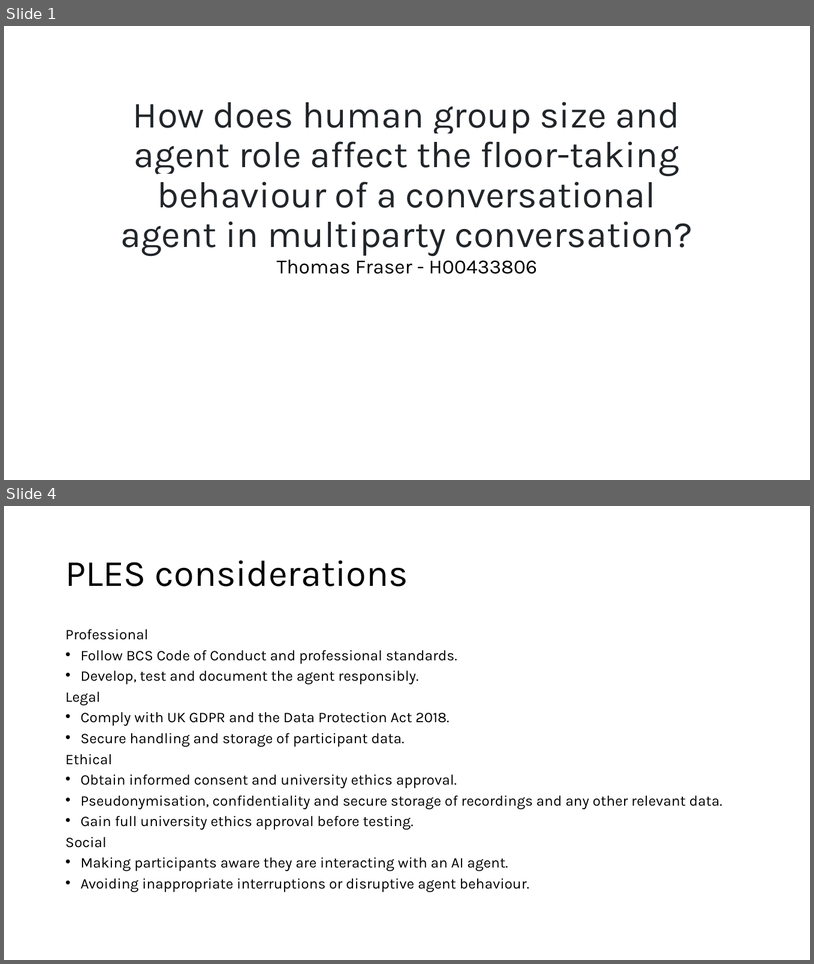
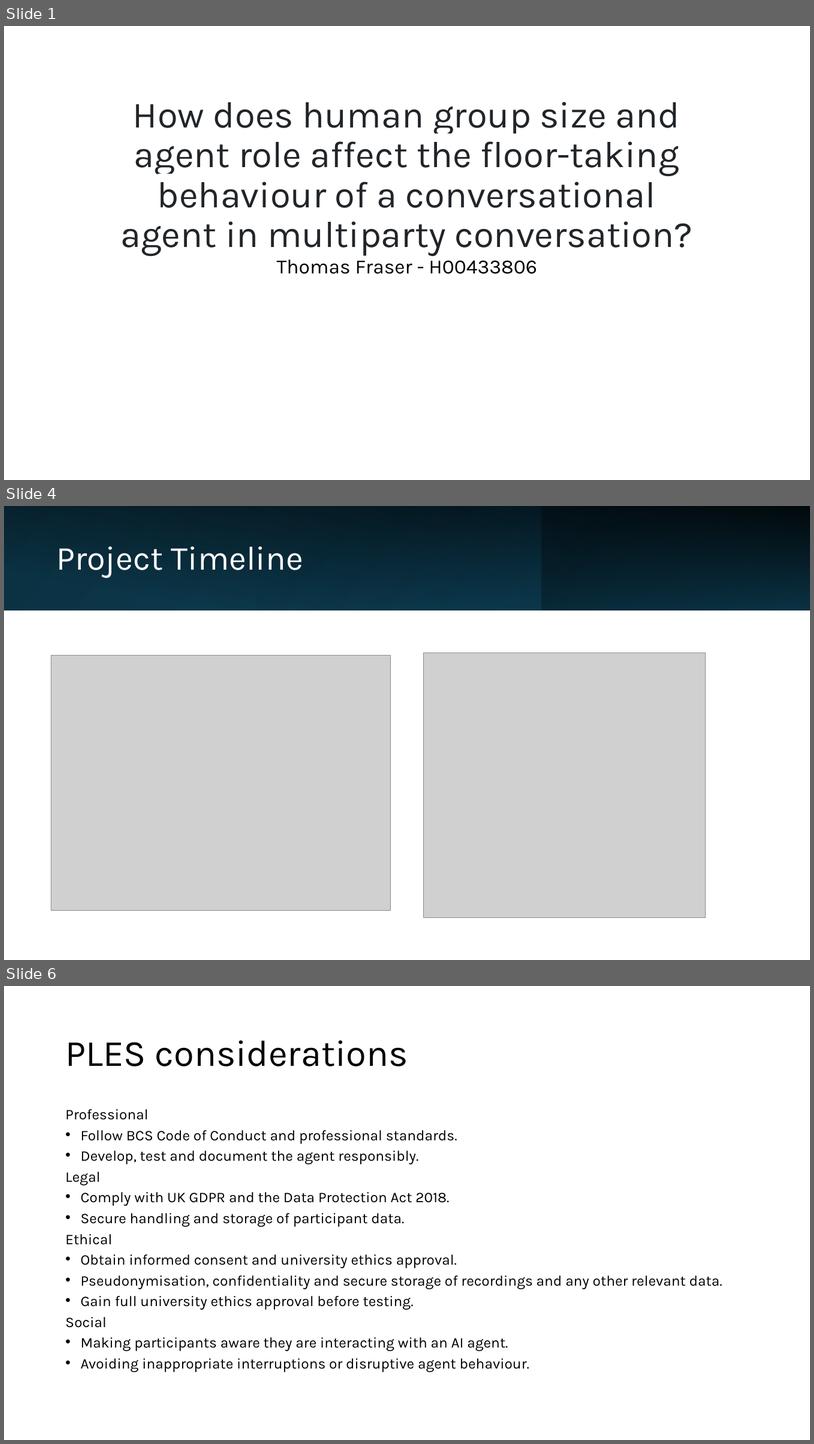
Before and after one commit to ThomasFraserDev/How-does-human-group-size-and-agent-role-affect-the-floor-taking-behaviour-of-a-conversational-agent, a slide deck: writing/S1/Feasibility.pptx. Shown one above the other, each under a label of ours: slides 1 and 4 before the commit, slides 1, 4 and 6 after it; the slides between them are not shown. The pictures are 814x964 and 814x1444 pixels, drawn with LibreOffice and Linux fonts; fonts in the diff are those of the drawing; grey boxes stand for pictures. Boxes give left, top, right and bottom in pixels: in the first picture for what was removed or moved away, otherwise in the second. Text is boxed around its words. In the diff, an @@ line names an element or a change of style, - is before the commit and + after.

```diff
--- a/writing/S1/Feasibility.pptx
+++ b/writing/S1/Feasibility.pptx
@@ slide 4 added at [4,506,810,960], background #FFFFFF @@
@@ rectangle added at [4,506,810,610], fill gradient #0B3041 to #104862 @@
@@ rectangle added at [4,507,810,610], fill gradient #000000 @@
@@ rectangle added at [257,506,542,610], fill gradient #156082 to #0B3041 @@
@@ rectangle added at [542,506,810,610], fill gradient #0B3041 to #156082 @@
@@ title added at [56,546,303,578], 40 pt, text #FFFFFF @@
+Project Timeline
@@ picture added at [51,655,390,910] @@
@@ picture added at [424,653,706,918] @@
@@ what was slide 4 is now slide 6 @@
```
Also in this commit, not shown: 2 slides changed, 1 other slide added, 1 slide removed.
